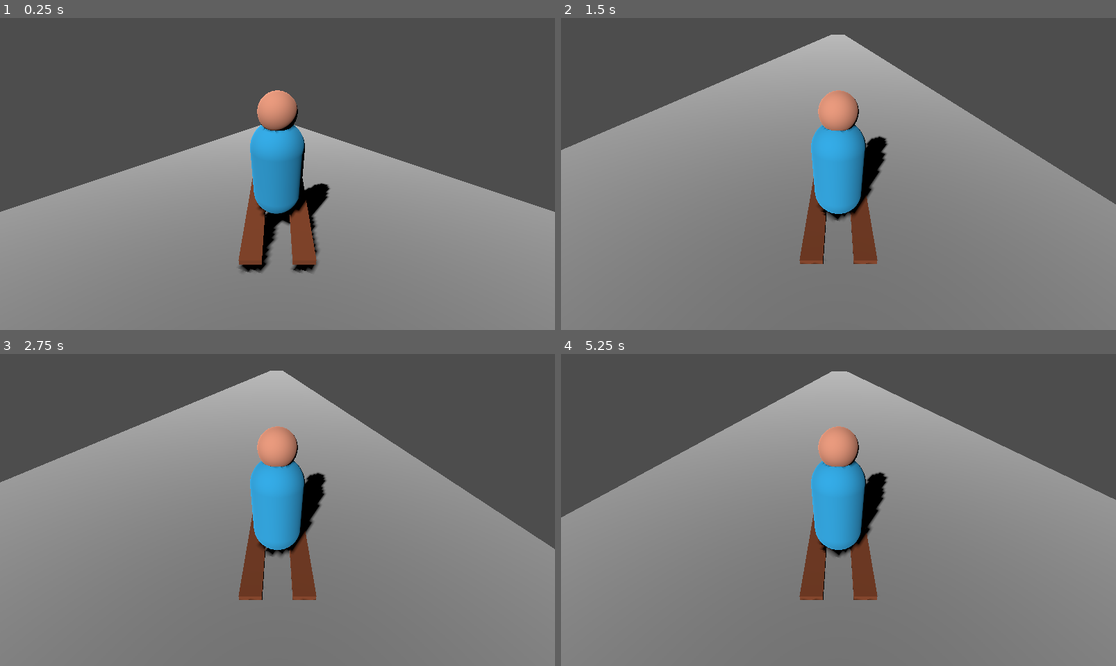
Above: before the commit, frames 1-4 (two rows, left to right).
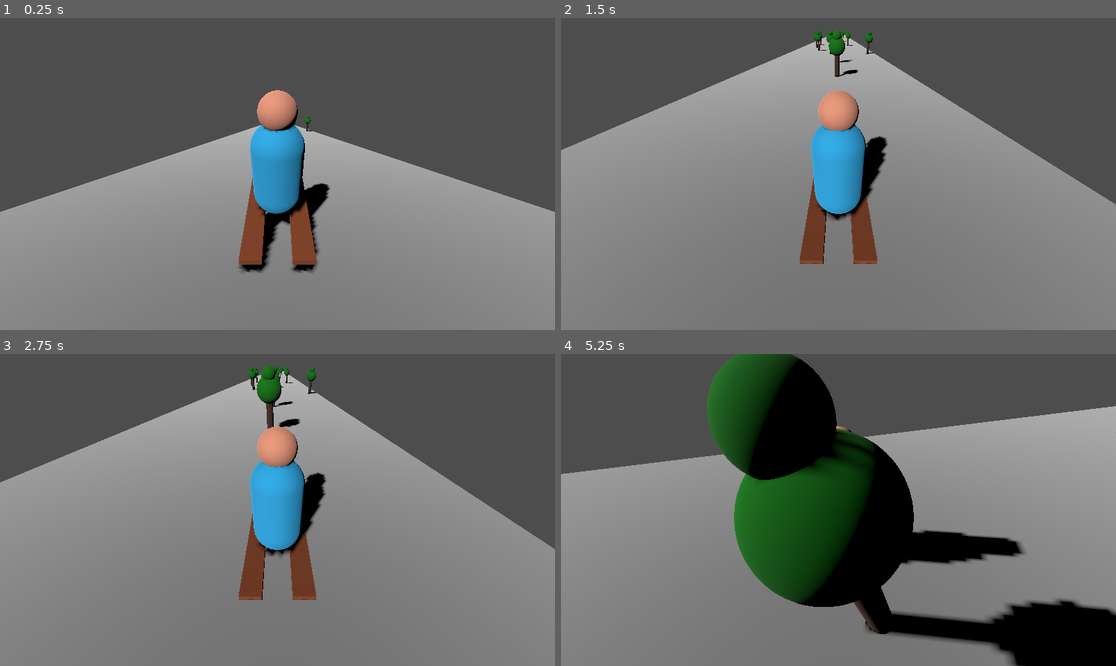
Above: after the commit, the same moments.

Repository: RobinSizemore/Collisions--Skiing-
Game: Godot game, scene res://Scenes/main.tscn
Same seed, same stepped clock (60 frames per second), same inputs: the game is played once before the commit and once after it.
Inputs:
- Up to frame 1 (0.25 s): no input
- Up to frame 2 (1.5 s): hold Right 0.53-1.28 s; hold Left from 1.28 s (still down)
- Up to frame 3 (2.75 s): release Left at 2.03 s; hold Right from 2.03 s (still down)
- Up to frame 4 (5.25 s): release Right at 3.53 s; hold Left from 3.53 s (still down)

The runs differ from the first frame. In frame 1, less than 0.1% of the frame differs, in the area x 52-57%, y 31-37%; in frame 2, 0.5%; in frame 3, 0.8%; in frame 4, 37%, in the area x 0-100%, y 0-100%.

Commit message:
Spawning Trees

Diff:
--- /dev/null
+++ b/Scenes/Spawner.gd
@@ -0,0 +1,25 @@
+extends Node3D
+
+var tree_scene = preload("res://Scenes/tree.tscn") # Load the tree scene
+
+func _ready():
+	spawn_trees(30) # Spawn 10 trees
+
+func spawn_trees(number_of_trees):
+	for i in range(number_of_trees):
+		var tree_instance = tree_scene.instantiate()
+		var random_x = randi_range(-5, 5) # Assuming the center of the slope is at x = 0
+		var random_z = randi_range(0, -200) # Length of the slope
+		var start_position = Vector3(random_x, 10, random_z) # Start above the slope
+		var end_position = Vector3(random_x, -75, random_z) # End below the slope
+
+		var space_state = get_world_3d().direct_space_state
+		var ray = PhysicsRayQueryParameters3D.create(start_position, end_position)
+		var result = space_state.intersect_ray(ray)
+
+		if result.size() != 0: # If the raycast hit the slope
+			print("Tree spawned at: ", result.position)
+			tree_instance.global_position = result.position
+			get_tree().root.add_child.call_deferred(tree_instance) # Add the tree instance to the scene
+		else:
+			print("Tree not spawned, no collision detected at " + str(start_position) + " to " + str(end_position))
--- a/Scenes/main.tscn
+++ b/Scenes/main.tscn
@@ -1,9 +1,13 @@
-[gd_scene load_steps=3 format=3 uid="uid://b4rtbq2l0lfr5"]
+[gd_scene load_steps=4 format=3 uid="uid://b4rtbq2l0lfr5"]
 
 [ext_resource type="PackedScene" uid="uid://doa8ocgwrfra5" path="res://Scenes/player.tscn" id="1_bhto8"]
+[ext_resource type="Script" path="res://Scenes/Spawner.gd" id="1_jvfia"]
 [ext_resource type="PackedScene" uid="uid://bw44ffs4cvik1" path="res://Scenes/ski_slope.tscn" id="2_6wyp8"]
 
 [node name="Main" type="Node3D"]
+
+[node name="Spawner" type="Node3D" parent="."]
+script = ExtResource("1_jvfia")
 
 [node name="WorldEnvironment" type="WorldEnvironment" parent="."]
 
--- a/Scenes/player.gd
+++ b/Scenes/player.gd
@@ -2,7 +2,8 @@
 
 @export var move_speed: float = 2.0
 
-func _physics_process(delta):
+
+func _physics_process(_delta):
 	if Input.is_key_pressed(KEY_LEFT):
 		linear_velocity.x = -move_speed
 	elif Input.is_key_pressed(KEY_RIGHT):
Empty file added: Scenes/ski_slope.gd
